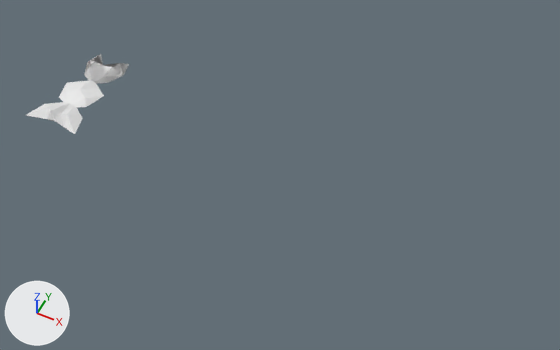
The Blender file assets/models/enemies.blend, before and after one commit.
Both versions are drawn from a 50 mm camera at (12.35, -13.11, 14.84) aimed at (6.3, -1.03, -0.27). Arrows for +X, +Y and +Z are at lower left; the lights stay in place.

The scene before the commit, as lines of its bpy script (objects in view):
```python
me_plane = bpy.data.meshes.new('Plane')
me_plane.from_pydata(...)  # 31 vertices, 40 faces; spans x -0.645..0.645, y -0.514..0.697, z 0.0..0.204
me_plane_001 = bpy.data.meshes.new('Plane.001')
me_plane_001.from_pydata(...)  # 12 vertices, 12 faces; spans x -0.645..0.645, y -0.609..0.643, z 0.0..0.15
me_plane_002 = bpy.data.meshes.new('Plane.002')
me_plane_002.from_pydata(...)  # 18 vertices, 14 faces; spans x -0.83..0.83, y -0.4..0.64, z 0.0..0.19
ob_head = bpy.data.objects.new('head', me_plane)
ob_head.parent = ob_cent1
ob_head.location = (0.0, 0.0, 0.0)
_m = ob_head.modifiers.new('Mirror', 'MIRROR')
_m.use_axis = (False, False, True)
_m.use_clip = True
ob_mid = bpy.data.objects.new('mid', me_plane_001)
ob_mid.parent = ob_cent1
ob_mid.location = (0.0, -1.0, 0.0)
_m = ob_mid.modifiers.new('Mirror', 'MIRROR')
_m.use_axis = (False, False, True)
_m.use_clip = True
ob_tail = bpy.data.objects.new('tail', me_plane_002)
ob_tail.parent = ob_cent1
ob_tail.location = (0.0, -2.0, 0.0)
_m = ob_tail.modifiers.new('Mirror', 'MIRROR')
_m.use_axis = (False, False, True)
```
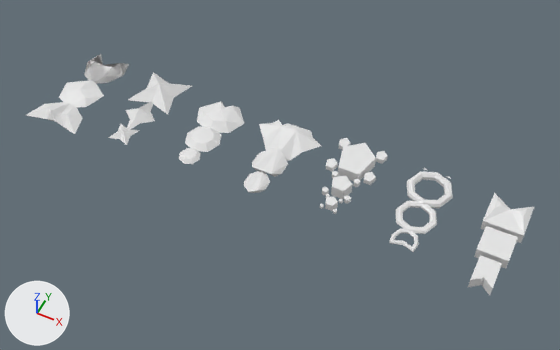
Diff of the bpy script that builds the scene:
```diff
--- a/assets/models/enemies.blend.py
+++ b/assets/models/enemies.blend.py
@@ ob_tail_006 @@
+ob_tail_006 = bpy.data.objects.new('tail.006', me_cube_005)  # 12 vertices, 10 faces; spans x -0.259..0.259, y -0.286..0.486, z -0.15..0.15
+ob_tail_006.parent = ob_cent7
+ob_tail_006.location = (0.0, -2.0, 0.0)
@@ ob_cent7 @@
+ob_cent7 = bpy.data.objects.new('cent7', None)
+ob_cent7.location = (12.0, 0.0, 0.0)
@@ ob_mid_006 @@
+ob_mid_006 = bpy.data.objects.new('mid.006', me_cube_004)  # a box spanning x -0.386..0.386, y -0.386..0.386, z -0.15..0.15
+ob_mid_006.parent = ob_cent7
+ob_mid_006.location = (0.0, -1.0, 0.0)
@@ ob_head_006 @@
+ob_head_006 = bpy.data.objects.new('head.006', me_cube_003)  # 22 vertices, 23 faces; spans x -0.5..0.5, y -0.5..0.5, z -0.15..0.242
+ob_head_006.parent = ob_cent7
+ob_head_006.location = (0.0, 0.0, 0.0)
@@ ob_tail_005 @@
+ob_tail_005 = bpy.data.objects.new('tail.005', me_torus_002)  # 56 vertices, 56 faces; spans x -0.342..0.342, y -0.015..0.585, z -0.041..0.046
+ob_tail_005.parent = ob_cent6
+ob_tail_005.location = (0.0, -2.0, 0.0)
@@ ob_cent6 @@
+ob_cent6 = bpy.data.objects.new('cent6', None)
+ob_cent6.location = (10.0, 0.0, 0.0)
@@ ob_mid_005 @@
+ob_mid_005 = bpy.data.objects.new('mid.005', me_torus_001)  # 56 vertices, 56 faces; spans x -0.537..0.537, y -0.524..0.55, z -0.066..0.071
+ob_mid_005.parent = ob_cent6
+ob_mid_005.location = (0.0, -1.0, 0.0)
@@ ob_head_005 @@
+ob_head_005 = bpy.data.objects.new('head.005', me_torus)  # 64 vertices, 64 faces; spans x -0.61..0.61, y -0.61..0.61, z -0.107..0.147
+ob_head_005.parent = ob_cent6
+ob_head_005.location = (0.0, 0.0, 0.0)
@@ ob_tail_004 @@
+ob_tail_004 = bpy.data.objects.new('tail.004', me_cylinder_006)  # a 5-sided cylinder along z spanning x -0.232..-0.128, y 0.536..0.634, z 0.061..0.139; a 5-sided cylinder along z spanning x 0.128..0.232, y 0.536..0.634, z 0.061..0.139; a 5-sided cylinder along z spanning x 0.128..0.232, y 0.176..0.274, z 0.061..0.139; a 5-sided cylinder along z spanning x -0.232..-0.128, y 0.176..0.274, z 0.061..0.139; a 5-sided cylinder along z spanning x -0.157..0.157, y 0.266..0.565, z 0.004..0.196
+ob_tail_004.parent = ob_cent5
+ob_tail_004.location = (0.0, -2.0, 0.0)
@@ ob_cent5 @@
+ob_cent5 = bpy.data.objects.new('cent5', None)
+ob_cent5.location = (8.0, 0.0, 0.0)
@@ ob_mid_004 @@
+ob_mid_004 = bpy.data.objects.new('mid.004', me_cylinder_005)  # a 5-sided cylinder along z spanning x -0.386..-0.214, y 0.227..0.391, z 0.035..0.165; a 5-sided cylinder along z spanning x 0.214..0.386, y 0.227..0.391, z 0.035..0.165; a 5-sided cylinder along z spanning x 0.214..0.386, y -0.373..-0.209, z 0.035..0.165; a 5-sided cylinder along z spanning x -0.386..-0.214, y -0.373..-0.209, z 0.035..0.165; a 5-sided cylinder along z spanning x -0.262..0.262, y -0.223..0.275, z -0.06..0.26
+ob_mid_004.parent = ob_cent5
+ob_mid_004.location = (0.0, -1.0, 0.0)
@@ ob_head_004 @@
+ob_head_004 = bpy.data.objects.new('head.004', me_cylinder_004)  # 50 vertices, 35 faces; spans x -0.674..0.674, y -0.56..0.595, z -0.06..0.26
+ob_head_004.parent = ob_cent5
+ob_head_004.location = (0.0, 0.0, 0.0)
@@ ob_tail_003 @@
+ob_tail_003 = bpy.data.objects.new('tail.003', me_cylinder_003)  # 16 vertices, 22 faces; spans x -0.305..0.305, y -0.189..0.643, z -0.074..0.133
+ob_tail_003.parent = ob_cent4
+ob_tail_003.location = (0.0, -2.0, 0.0)
@@ ob_cent4 @@
+ob_cent4 = bpy.data.objects.new('cent4', None)
+ob_cent4.location = (6.0, 0.0, 0.0)
@@ ob_mid_003 @@
+ob_mid_003 = bpy.data.objects.new('mid.003', me_cylinder_002)  # 16 vertices, 22 faces; spans x -0.435..0.435, y -0.452..0.494, z -0.112..0.183
+ob_mid_003.parent = ob_cent4
+ob_mid_003.location = (0.0, -1.0, 0.0)
@@ ob_head_003 @@
+ob_head_003 = bpy.data.objects.new('head.003', me_cylinder)  # 25 vertices, 31 faces; spans x -0.93..0.93, y -0.72..0.48, z -0.17..0.27
+ob_head_003.parent = ob_cent4
+ob_head_003.location = (0.0, 0.0, 0.0)
@@ ob_tail_002 @@
+ob_tail_002 = bpy.data.objects.new('tail.002', me_sphere_002)  # 26 vertices, 32 faces; spans x -0.427..0.427, y -0.001..0.853, z -0.139..0.139
+ob_tail_002.parent = ob_cent3
+ob_tail_002.location = (0.0, -2.0, 0.0)
+ob_tail_002.scale = (0.704, 0.704, 0.704)
@@ ob_cent3 @@
+ob_cent3 = bpy.data.objects.new('cent3', None)
+ob_cent3.location = (4.0, 0.0, 0.0)
@@ ob_mid_002 @@
+ob_mid_002 = bpy.data.objects.new('mid.002', me_sphere_001)  # 26 vertices, 32 faces; spans x -0.711..0.711, y -0.711..0.711, z -0.232..0.232
+ob_mid_002.parent = ob_cent3
+ob_mid_002.location = (0.0, -1.0, 0.0)
+ob_mid_002.scale = (0.704, 0.704, 0.704)
@@ ob_head_002 @@
+ob_head_002 = bpy.data.objects.new('head.002', me_sphere)  # 26 vertices, 34 faces; spans x -0.711..0.711, y -0.711..0.503, z -0.232..0.232
+ob_head_002.parent = ob_cent3
+ob_head_002.location = (0.0, 0.0, 0.0)
@@ ob_tail_001 @@
+ob_tail_001 = bpy.data.objects.new('tail.001', me_cube_002)  # 18 vertices, 20 faces; spans x -0.188..0.891, y -0.539..0.539, z -0.17..0.451
+ob_tail_001.parent = ob_cent2
+ob_tail_001.location = (0.0, -2.0, 0.0)
+ob_tail_001.rotation_euler = (0.0, 0.0, 1.571)  # degrees (0, 0, 90)
+ob_tail_001.scale = (0.569, 0.569, 0.352)
@@ ob_cent2 @@
+ob_cent2 = bpy.data.objects.new('cent2', None)
+ob_cent2.location = (2.0, 0.0, 0.0)
@@ ob_head_001 @@
+ob_head_001 = bpy.data.objects.new('head.001', me_cube_001)  # 19 vertices, 26 faces; spans x -0.668..0.668, y -0.648..0.688, z -0.192..0.578
+ob_head_001.parent = ob_cent2
+ob_head_001.location = (0.0, 0.0, 0.0)
+ob_head_001.scale = (1.0, 1.0, 0.618)
@@ ob_mid_001 @@
+ob_mid_001 = bpy.data.objects.new('mid.001', me_cube)  # 11 vertices, 15 faces; spans x -0.539..0.539, y -0.539..0.539, z -0.17..0.451
+ob_mid_001.parent = ob_cent2
+ob_mid_001.location = (0.0, -1.0, 0.0)
+ob_mid_001.rotation_euler = (0.0, 0.0, 0.785)  # degrees (0, 0, 45)
+ob_mid_001.scale = (1.0, 1.0, 0.618)
```

Boxes [x1, y1, x2, y2] around the edits, measured in the pictures (560 x 350 px):
'head.004', added: after [326, 138, 388, 185]
'head.003', added: after [259, 120, 321, 160]
'head.006', added: after [481, 193, 535, 243]
'head.002', added: after [197, 101, 244, 133]
'mid.006', added: after [474, 226, 518, 268]
'head.001', added: after [128, 72, 192, 115]
'head.005', added: after [407, 168, 453, 208]
'tail.006', added: after [468, 255, 502, 295]
'mid.003', added: after [252, 148, 288, 177]
'mid.002', added: after [185, 126, 221, 152]
'mid.005', added: after [396, 201, 437, 234]
'mid.004', added: after [322, 171, 360, 204]
'mid.001', added: after [126, 101, 155, 129]
'tail.003', added: after [244, 171, 270, 193]
'tail.005', added: after [389, 229, 419, 252]
'tail.002', added: after [179, 148, 201, 164]
'tail.001', added: after [108, 124, 140, 145]
'tail.004', added: after [320, 194, 343, 214]
